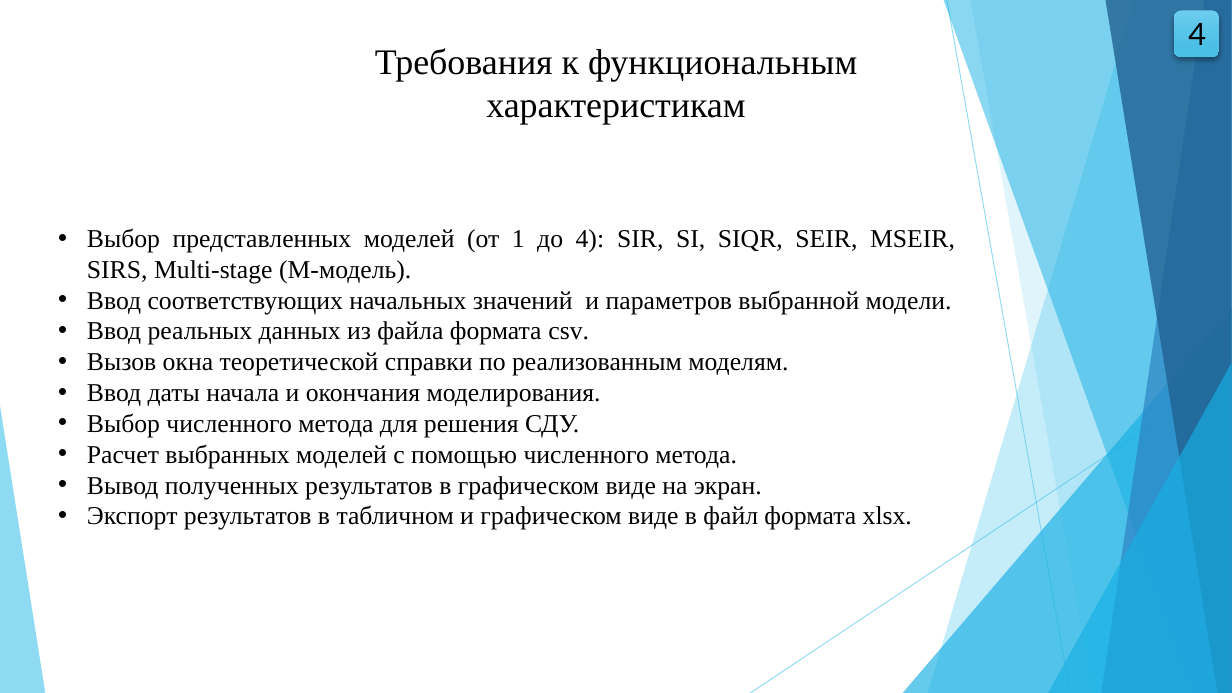
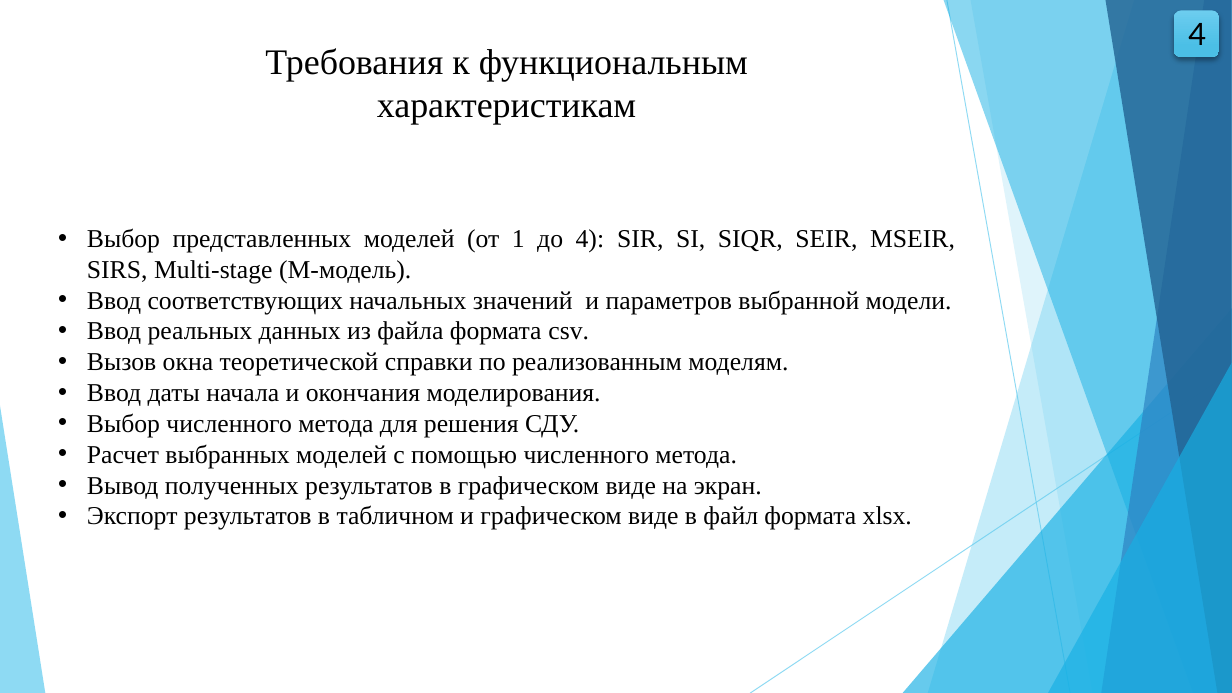
Before and after one commit to wolfufu/EpidemicModelsApp, a slide deck: slide 4 of VKR_Volkova_VMO41.pptx. Drawn at 1232x693 pixels with LibreOffice and Linux fonts; fonts in the diff are those of the drawing. Boxes give left, top, right and bottom in pixels: in the first picture for what was removed or moved away, otherwise in the second. Text is boxed around its words. In the diff, an @@ line names an element or a change of style, - is before the commit and + after.

```diff
--- a/VKR_Volkova_VMO41.pptx
+++ b/VKR_Volkova_VMO41.pptx
@@ text "Требования к функциональным характеристикам": place and size @@
-text "Требования к функциональным характеристикам" at (375,48,857,124)
+text "Требования к функциональным характеристикам" at (265,48,748,124)
```
Also in this commit, not shown: 13 other slides changed, 13 other files.
